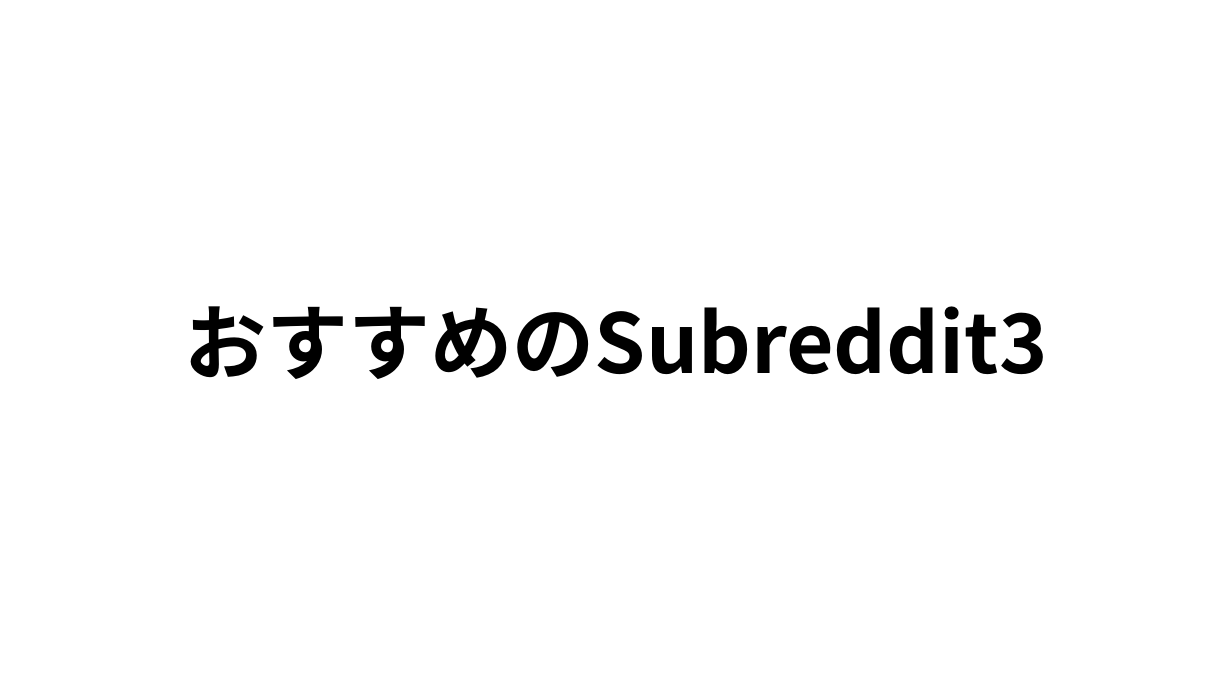
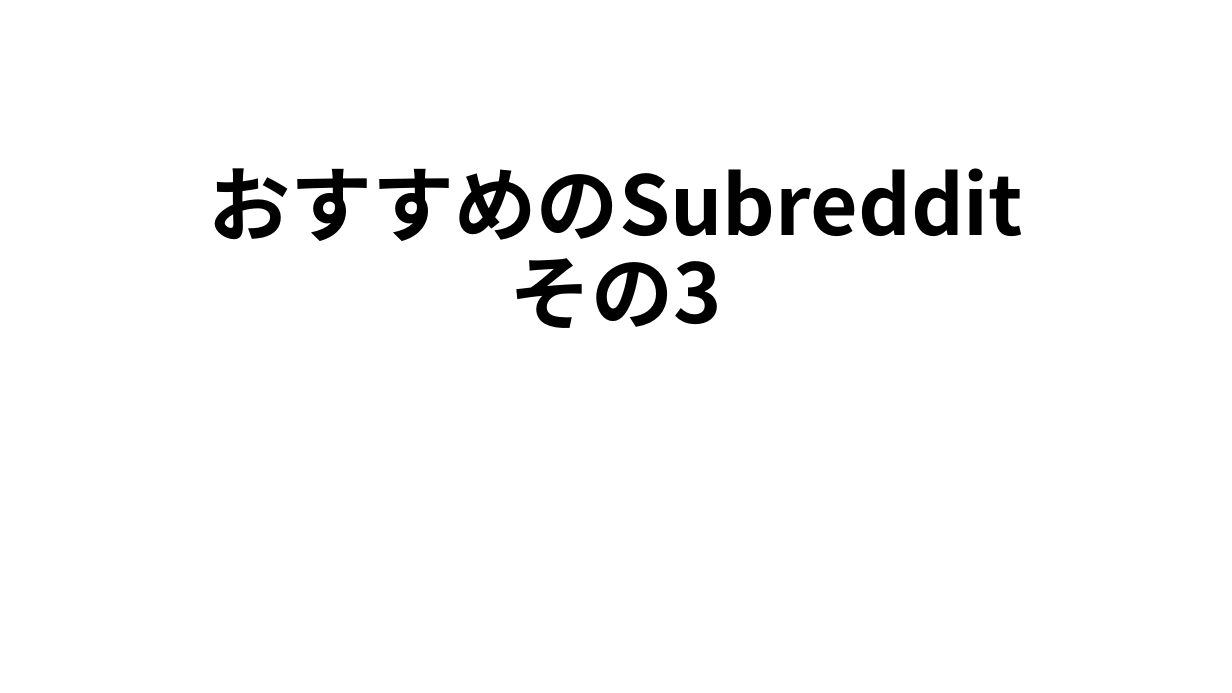
Before and after one commit to hystking/vvtv-presentation, a slide deck: slide 55 of base.pptx (slide 19 before the commit). Drawn at 1232x693 pixels with LibreOffice and Linux fonts; fonts in the diff are those of the drawing. Boxes give left, top, right and bottom in pixels: in the first picture for what was removed or moved away, otherwise in the second. Text is boxed around its words. In the diff, an @@ line names an element or a change of style, - is before the commit and + after.

```diff
--- a/base.pptx
+++ b/base.pptx
@@ title at [208,168,1023,328]: text changed @@
-おすすめのSubreddit3
+おすすめのSubreddit
+その3
```
Also in this commit, not shown: 11 other slides changed, 46 slides added, 4 slides removed, 9 other files.
